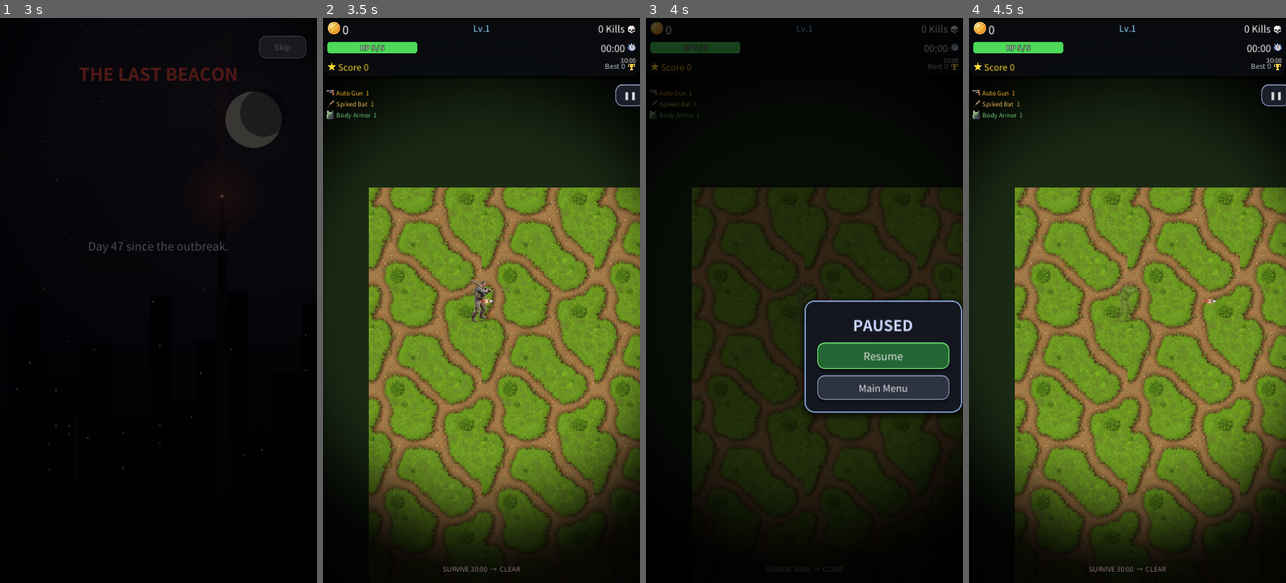
Above: before the commit, frames 1-4 (left to right).
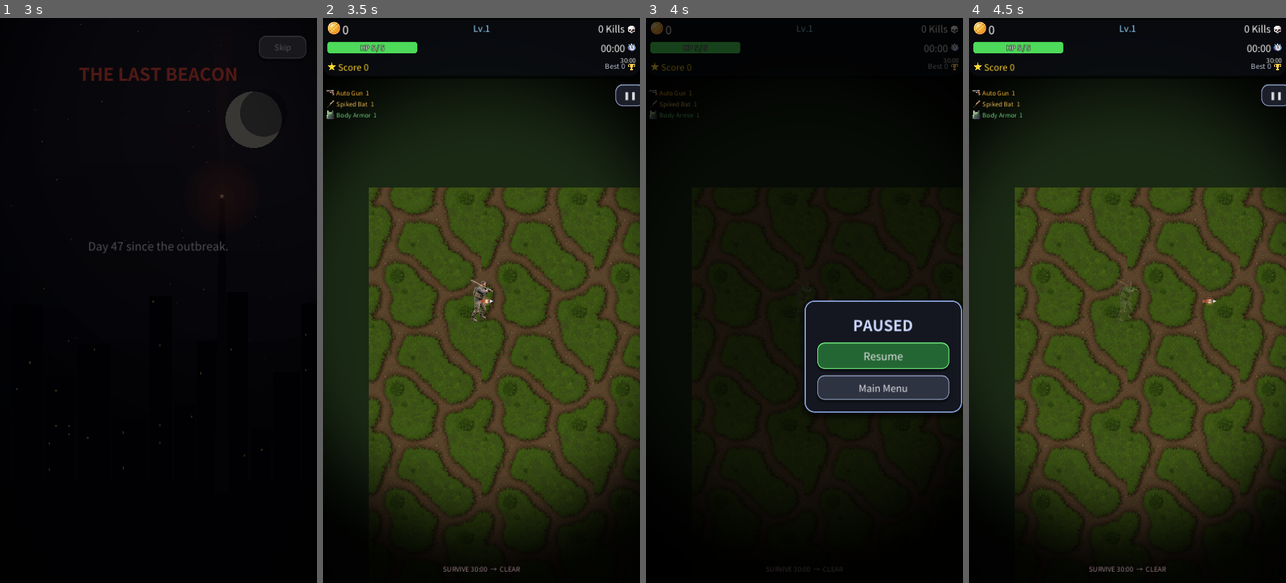
Above: after the commit, the same moments.

Repository: kosj/game_action_defence
Game: Godot game, scene res://scenes/TitleScreen.tscn
Two runs of this game, one before a commit and one after it. Both use one fixed random seed, a clock stepped at 60 frames per second and the inputs below. Sound files missing from this copy of the repository are replaced by a short silence.
Inputs (mouse positions are in pixels of both pictures, inside the frame that each line leads up to):
- Up to frame 1 (3 s): tap Enter at 0.5 s; move the mouse to (228, 272) at 0.52 s; click (228, 272) at 0.67 s; click "New Game" at 1.25 s; click "New Game" at 2 s; click "Skip" at 2.75 s
- Up to frame 2 (3.5 s): no input
- Up to frame 3 (4 s): click "❚❚" at 3.5 s
- Up to frame 4 (4.5 s): click "Resume" at 4.25 s

Frame 1 is identical in both runs. In frame 2, 49% of the frame differs, in the area x 14-100%, y 30-93%; in frame 3, 0.2%; in frame 4, 49%.

Commit message:
Fix ground tiling/visibility; flamethrower fire particles
- Ground: enable CanvasItem texture_repeat so draw_texture_rect(tile)
  actually repeats on GL Compatibility (was clamping -> tiles didn't
  fill the screen); size coverage by world = viewport / camera zoom
  (stretch=expand safe); darken tiles (x0.55) so on-field effects read
  against the brighter art.
- Flamethrower (and inferno): replace the faint alpha-0.16 cone polygon
  with CPUParticles2D fire spray (orange stream + hot yellow core,
  cone spread/length driven by reach) — clearly visible over bright
  ground.

Co-Authored-By: Claude Opus 4.8 <noreply@anthropic.com>
Claude-Session: https://claude.ai/code/session_01CGDKLmv2BxdFp7Sn7aQ7ZR

Diff:
--- a/scripts/Flamethrower.gd
+++ b/scripts/Flamethrower.gd
@@ -1,16 +1,59 @@
 extends WeaponModule
 ## 화염방사기: 조준 방향으로 부채꼴(콘) 지속 피해. 투사체 없이 매 틱마다 콘 안의 좀비를 태운다.
+## 시각은 CPUParticles2D 불꽃 분사로 표현(밝은 바닥 위에서도 잘 보인다). inferno(진화)도 같은 모듈.
 ## _data: spread=콘 반각(rad), area_radius=콘 길이, proj_damage/dmg_per_level=틱 피해, fire_interval=틱 간격.
-
-const _FXBurst2 := preload("res://scripts/FXBurst.gd")
 
 var _t: float = 0.0
 var _aim: Vector2 = Vector2.RIGHT
-var _pulse: float = 0.0
+var _fire: CPUParticles2D
+var _core: CPUParticles2D
 
 
 func _ready() -> void:
-	z_index = -1   # 지면 위(유닛 아래)에 깔리는 화염
+	z_index = 1   # 불꽃은 바닥 위, 유닛과 비슷한 높이로 확실히 보이게
+	_fire = _make_emitter(70, Color(1.0, 0.55, 0.12), 0.9)    # 주 불길(주황)
+	_core = _make_emitter(40, Color(1.0, 0.92, 0.55), 0.55)   # 안쪽 뜨거운 코어(밝은 노랑)
+	add_child(_fire)
+	add_child(_core)
+
+
+## 부드러운 원형 텍스처 + 불꽃 컬러램프를 가진 콘 분사 파티클(로컬 +X = 조준 방향, rotation 으로 정렬).
+func _make_emitter(amount: int, tint: Color, scale: float) -> CPUParticles2D:
+	var p := CPUParticles2D.new()
+	p.texture = _soft_tex()
+	p.local_coords = false           # 방출된 불꽃은 월드에 남아 흘러 스트림처럼 보인다
+	p.amount = amount
+	p.lifetime = 0.42
+	p.direction = Vector2(1, 0)
+	p.gravity = Vector2.ZERO
+	p.scale_amount_min = scale * 0.7
+	p.scale_amount_max = scale * 1.15
+	var sc := Curve.new()            # 방출 직후 커졌다가 식으며 작아짐
+	sc.add_point(Vector2(0.0, 0.5)); sc.add_point(Vector2(0.25, 1.0)); sc.add_point(Vector2(1.0, 0.15))
+	p.scale_amount_curve = sc
+	var ramp := Gradient.new()       # 흰노랑 → 주황 → 붉게 → 소멸
+	ramp.set_color(0, Color(tint.r, tint.g, tint.b, 0.0))
+	ramp.set_color(1, Color(0.7, 0.15, 0.06, 0.0))
+	ramp.add_point(0.12, Color(1.0, 0.95, 0.7, 0.9))
+	ramp.add_point(0.45, Color(tint.r, tint.g, tint.b, 0.75))
+	ramp.add_point(0.8, Color(0.85, 0.25, 0.08, 0.35))
+	p.color_ramp = ramp
+	p.emitting = true
+	return p
+
+
+func _soft_tex() -> GradientTexture2D:
+	var g := Gradient.new()
+	g.set_color(0, Color(1, 1, 1, 1))
+	g.set_color(1, Color(1, 1, 1, 0))
+	var gt := GradientTexture2D.new()
+	gt.gradient = g
+	gt.fill = GradientTexture2D.FILL_RADIAL
+	gt.fill_from = Vector2(0.5, 0.5)
+	gt.fill_to = Vector2(1.0, 0.5)
+	gt.width = 32
+	gt.height = 32
+	return gt
 
 
 func _length() -> float:
@@ -20,15 +63,27 @@
 func _physics_process(delta: float) -> void:
 	if _data == null:
 		return
-	_pulse += delta
 	_aim = _aim_dir(_length())
+	rotation = _aim.angle()
+	_update_emitters()
 	_t += delta
 	var interval: float = maxf(_data.fire_interval * 0.6, _data.fire_interval * pow(0.96, float(_level() - 1)))
 	if _t >= interval:
 		_t = 0.0
 		_burn()
-	rotation = _aim.angle()
-	queue_redraw()
+
+
+## 콘 길이/반각을 파티클 속도·확산에 반영(사거리가 커지면 불길도 길어짐). 속도×수명 ≈ 사거리.
+func _update_emitters() -> void:
+	var reach := _length()
+	var spread_deg := rad_to_deg(_data.spread)
+	var v := reach / 0.42
+	_fire.spread = spread_deg
+	_fire.initial_velocity_min = v * 0.75
+	_fire.initial_velocity_max = v * 1.15
+	_core.spread = spread_deg * 0.6
+	_core.initial_velocity_min = v * 0.6
+	_core.initial_velocity_max = v * 0.9
 
 
 func _burn() -> void:
@@ -45,24 +100,3 @@
 			continue
 		if absf(to.angle_to(_aim)) <= half:   # 콘(부채꼴) 안에 있는가
 			z.take_damage(dmg)
-
-
-## 콘은 로컬 +X(=조준 방향, rotation 으로 정렬) 기준으로 그린다.
-func _draw() -> void:
-	var reach := _length()
-	var half := _data.spread
-	var flick := 1.0 + 0.06 * sin(_pulse * 22.0)
-	var pts := PackedVector2Array()
-	pts.append(Vector2.ZERO)
-	var steps := 10
-	for i in range(steps + 1):
-		var a := -half + (2.0 * half) * float(i) / float(steps)
-		pts.append(Vector2.from_angle(a) * reach * flick)
-	draw_colored_polygon(pts, Color(1.0, 0.55, 0.12, 0.16))
-	# 안쪽 더 뜨거운 코어
-	var pts2 := PackedVector2Array()
-	pts2.append(Vector2.ZERO)
-	for i in range(steps + 1):
-		var a := -half * 0.6 + (1.2 * half) * float(i) / float(steps)
-		pts2.append(Vector2.from_angle(a) * reach * 0.62 * flick)
-	draw_colored_polygon(pts2, Color(1.0, 0.80, 0.30, 0.20))
--- a/scripts/Ground.gd
+++ b/scripts/Ground.gd
@@ -3,6 +3,8 @@
 ## Camera2D 가 플레이어를 따라오므로 뷰포트 범위만 그려 WebGL 성능 유지.
 
 const TILE := 80
+## 바닥 타일을 어둡게 깔아 그 위 이펙트가 잘 보이게 하는 곱연산 색(밝은 아트일수록 중요).
+const TILE_DARKEN := Color(0.55, 0.55, 0.60)
 
 ## 테마별 전용 바닥 타일 텍스처(있으면 체커+절차 장식 대신 타일링). 없는 테마(desert 등)는 폴백.
 const _TILE_TEX := {
@@ -52,6 +54,9 @@
 
 
 func _ready() -> void:
+	# GL Compatibility 에서 draw_texture_rect(tile=true) 가 실제로 반복되려면 CanvasItem
+	# 텍스처 반복을 켜야 한다(기본 Disabled 면 한 장만 그려지고 나머지는 클램프 → 화면이 안 채워짐).
+	texture_repeat = CanvasItem.TEXTURE_REPEAT_ENABLED
 	_player = get_tree().get_first_node_in_group("player")
 	_theme = _resolve_theme()
 	# Background ColorRect 색을 테마에 맞게 교체
@@ -82,7 +87,11 @@
 func _draw() -> void:
 	if _theme.is_empty():
 		return
-	var vp     := get_viewport().get_visible_rect().size
+	# 화면에 실제로 보이는 "월드" 크기 = 뷰포트 픽셀 / 카메라 줌(stretch=expand·줌 대응).
+	var vp := get_viewport().get_visible_rect().size
+	var cam := get_viewport().get_camera_2d()
+	if cam != null and cam.zoom.x > 0.0 and cam.zoom.y > 0.0:
+		vp = Vector2(vp.x / cam.zoom.x, vp.y / cam.zoom.y)
 	var half_w := vp.x * 0.5
 	var half_h := vp.y * 0.5
 	var wx     := global_position.x
@@ -99,12 +108,13 @@
 	var theme_name: String = _theme["name"]
 
 	# 전용 타일 텍스처가 있으면 뷰포트를 타일링으로 채우고(월드 좌표에 고정돼 스크롤) 종료.
+	# modulate 로 바닥을 어둡게 깔아 그 위 이펙트(불꽃/폭발/피격)가 잘 보이게 한다.
 	if _TILE_TEX.has(theme_name):
 		var tex: Texture2D = _TILE_TEX[theme_name]
 		var ts := tex.get_size()
 		var ox := -fposmod(wx, ts.x) - ts.x
 		var oy := -fposmod(wy, ts.y) - ts.y
-		draw_texture_rect(tex, Rect2(ox, oy, half_w * 2.0 + ts.x * 3.0, half_h * 2.0 + ts.y * 3.0), true)
+		draw_texture_rect(tex, Rect2(ox, oy, half_w * 2.0 + ts.x * 4.0, half_h * 2.0 + ts.y * 4.0), true, TILE_DARKEN)
 		return
 
 	for tx in range(tx0, tx1):
